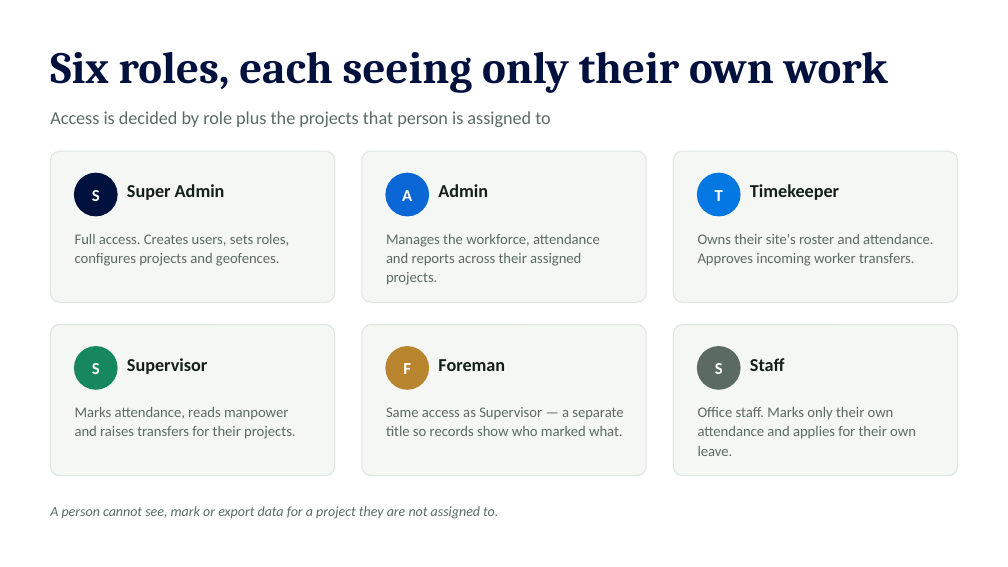
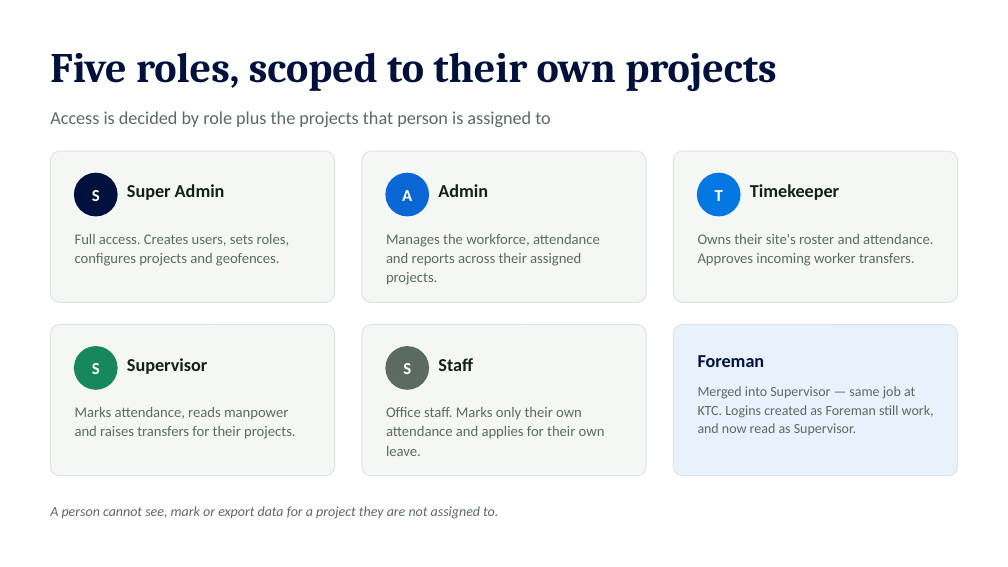
Before and after one commit to ui-sameerkhan/mini-agent-sameer, a slide deck: slide 6 of docs/SitePulse_HR_Presentation.pptx. Drawn at 1008x567 pixels with LibreOffice and Linux fonts; fonts in the diff are those of the drawing. Boxes give left, top, right and bottom in pixels: in the first picture for what was removed or moved away, otherwise in the second. Text is boxed around its words. In the diff, an @@ line names an element or a change of style, - is before the commit and + after.

```diff
--- a/docs/SitePulse_HR_Presentation.pptx
+++ b/docs/SitePulse_HR_Presentation.pptx
@@ text at [50,53,777,91]: text changed; size 32 to 30 pt @@
-Six roles, each seeing only their own work
+Five roles, scoped to their own projects
@@ rounded rectangle at [673,325,958,476]: fill #F5F7F5 to #E8F1FC @@
@@ ellipse at [386,347,428,389]: fill #B8842E to #5B6B63; outline #B8842E 1 pt to #5B6B63 1 pt @@
@@ text at [438,358,472,371]: text changed @@
-Foreman
+Staff
@@ ellipse removed at [698,347,740,389] @@
@@ text added at [698,355,765,367], 13 pt, text #00113D, bold @@
+Foreman
@@ text removed at [750,358,784,371] @@
-Staff
@@ text at [403,363,411,374]: text changed @@
-F
+S
@@ text added at [698,386,934,435], 10 pt, text #5B6B63 @@
+Merged into Supervisor — same job at KTC. Logins created as Foreman still work, and now read as Supervisor.
@@ text removed at [715,363,723,374] @@
-S
@@ text at [386,407,605,456]: text changed @@
-Same access as Supervisor — a separate title so records show who marked what.
+Office staff. Marks only their own attendance and applies for their own leave.
@@ text removed at [698,407,916,456] @@
-Office staff. Marks only their own attendance and applies for their own leave.
```
Also in this commit, not shown: 3 other slides changed, 8 other files.
